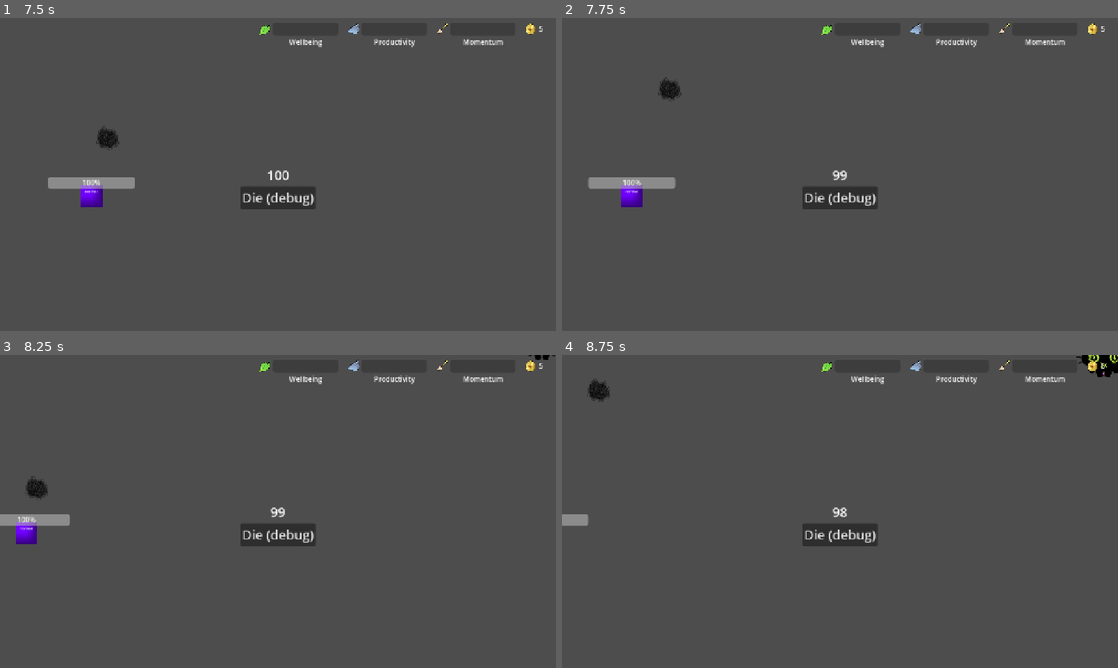
Above: before the commit, frames 1-4 (two rows, left to right).
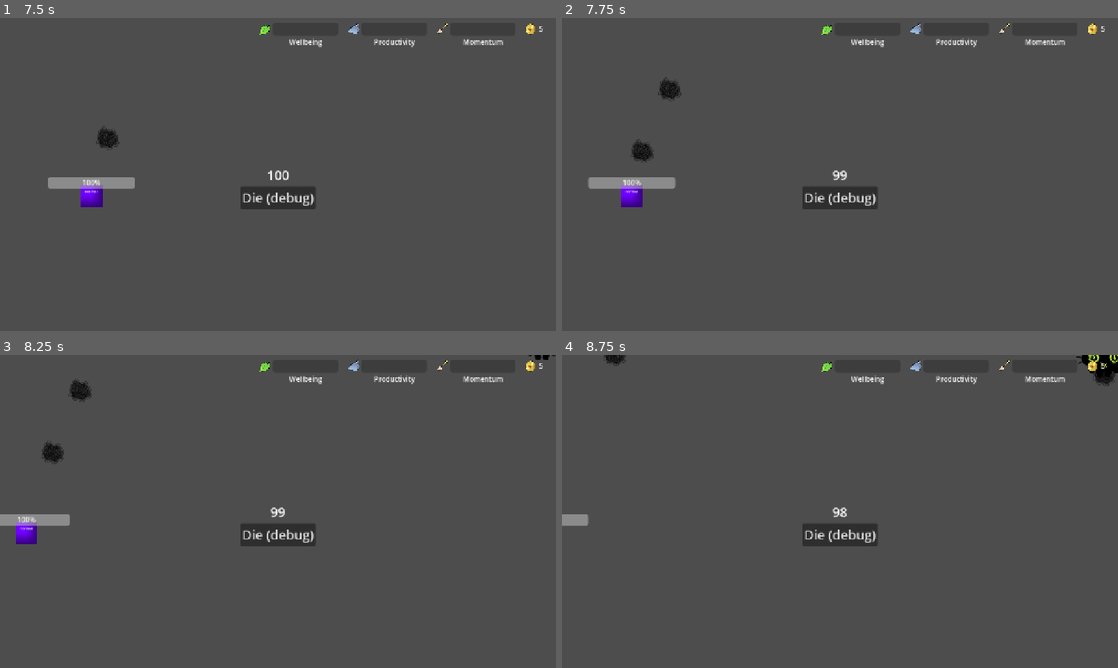
Above: after the commit, the same moments.

Repository: peabnuts123/2025-pb-and-jam
Game: Godot game, scene res://scenes/intro.tscn
The game is run twice, just before and just after one commit, with the same random seed, the same clock (stepped at 60 frames per second) and the same inputs.
Inputs (mouse positions are in pixels of both pictures, inside the frame that each line leads up to):
- Up to frame 1 (7.5 s): tap Enter at 0.5, 2, 7.25 s; hold Right (ui_right) 0.53-1.28 s; hold Space (shoot) 0.53-1.28 s; hold Down (ui_down) 1.28-2.03 s; tap Space (shoot) at 1.35, 2.85 s; hold Right (ui_right) 2.03-2.78 s; hold Space (shoot) 2.03-2.78 s; hold Up (ui_up) 2.78-3.5 s; click "Play" at 3.5 s; click (94, 187) at 4.25 s; click "Die (debug)" at 5 s; click "Play" at 5.75 s; click (461, 187) at 6.5 s; hold Left (ui_left) from 7.28 s (still down); hold Space (shoot) from 7.28 s (still down)
- Up to frame 2 (7.75 s): keep holding Left (ui_left); keep holding Space (shoot)
- Up to frame 3 (8.25 s): keep holding Left (ui_left); release Space (shoot) at 8.03 s; tap Space (shoot) at 8.1 s
- Up to frame 4 (8.75 s): keep holding Left (ui_left)

Frame 1 is identical in both runs. In frame 2, 0.2% of the frame differs, in the area x 12-17%, y 38-47%; in frame 3, 0.6%, in the area x 4-17%, y 7-47%; in frame 4, 0.4%.

Commit message:
Rate limit player shooting

Diff:
--- a/scenes/gameplay/bullet.tscn
+++ b/scenes/gameplay/bullet.tscn
@@ -81,7 +81,6 @@
 [node name="Sprite" type="AnimatedSprite2D" parent="."]
 scale = Vector2(0.35, 0.35)
 sprite_frames = SubResource("SpriteFrames_n6kk2")
-animation = &"stun"
 
 [node name="VisibleOnScreenNotifier2D" type="VisibleOnScreenNotifier2D" parent="."]
 
--- a/scenes/gameplay/player.tscn
+++ b/scenes/gameplay/player.tscn
@@ -39,3 +39,9 @@
 offset_right = 100.0
 offset_bottom = -16.0
 value = 100.0
+
+[node name="ShootTimer" type="Timer" parent="."]
+wait_time = 0.3
+autostart = true
+
+[connection signal="timeout" from="ShootTimer" to="." method="_on_shoot_timer_fire"]
--- a/scripts/gameplay/bullet-hell/bullet.gd
+++ b/scripts/gameplay/bullet-hell/bullet.gd
@@ -2,6 +2,10 @@
 
 var direction = Vector2.RIGHT
 var bullet_type = Content.BulletType.default
+
+
+func _ready():
+	$Sprite.animation = str(Content.BulletType.find_key(bullet_type))
 
 func _physics_process(delta):
 	position += direction * Content.enemy_bullet_base_move_speed_per_second * delta
--- a/scripts/gameplay/bullet-hell/player.gd
+++ b/scripts/gameplay/bullet-hell/player.gd
@@ -5,17 +5,24 @@
 var speed_multiplier = 1
 @onready var debug = $debug
 @onready var progress_bar = $ProgressBar
+@onready var shoot_timer = $ShootTimer
 
 var health = 100:
 	set(value):
 		health = value
 		progress_bar.value = value
 
+var can_shoot = true
+
+func _process(_delta):
+	if can_shoot and Input.is_action_pressed("shoot"):
+		shoot()
+
+
 func _physics_process(_delta):
 	velocity = Input.get_vector("ui_left", "ui_right", "ui_up","ui_down") * speed_multiplier * Content.player_base_move_speed_per_second
 	move_and_slide()
-	if Input.is_action_just_pressed("shoot"):
-		shoot()
+
 
 func set_status(bullet_type: Content.BulletType):
 	match bullet_type:
@@ -50,6 +57,9 @@
 
 
 func shoot():
+	shoot_timer.start(0) # Reset shoot timer to 0
+	can_shoot = false # Disable shooting until next timer
+
 	var bullet = bullet_node.instantiate()
 
 	bullet.direction = Vector2.UP
@@ -57,3 +67,7 @@
 
 
 	get_tree().current_scene.call_deferred("add_child", bullet)
+
+
+func _on_shoot_timer_fire():
+	can_shoot = true
